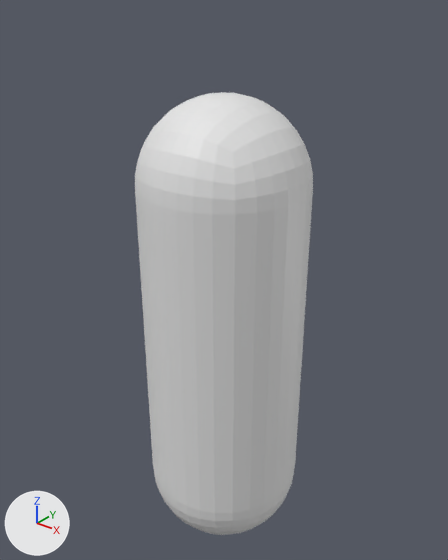
An edit to the FBX model game/assets/capsule.fbx, drawn before and after from the same camera.
Both versions are drawn from a 50 mm lens placed at (0.0124, -0.0155, 0.01203), pointed at (-0.00033, 0.00042, 0.00216). Lighting does not change. The marker at lower left points along +X, +Y and +Z. Where no turn or scale is listed for an object, it has been applied to the vertices.

In view in the first picture: 'Roundcube'.
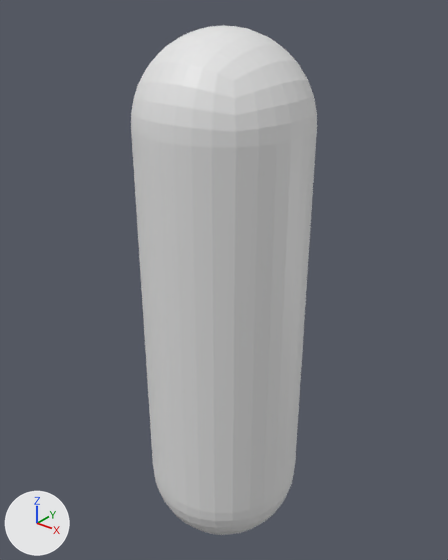
The newer file is also rescaled (x102.8), turned or shifted as a whole; pictures and numbers use the older file's frame.

The change in detail:
me_roundcube has 418 vertices, 416 faces and spans x -0.0029..0.0029, y -0.0029..0.0029, z -0.0087..0.0088.
me_roundcube is used by ob_roundcube; location (0.0, 0.0, 0.0).
me_roundcube part 1: all 209 vertices in x -0.0029..0.0029, y -0.0029..0.0029, z 0.0059..0.0088 are moved by (0.0, 0.0, 0.0019).

Location of each change, (x1, y1, x2, y2) in pixels of the pictures (448 x 560 px; the box of a moved part takes in the faces that stretch with it):
'Roundcube', reshaped (15% taller): before (135, 92, 313, 535); after (131, 25, 317, 535)
part 1 of me_roundcube, moved or reshaped: before (135, 92, 313, 203); after (131, 25, 317, 203)
